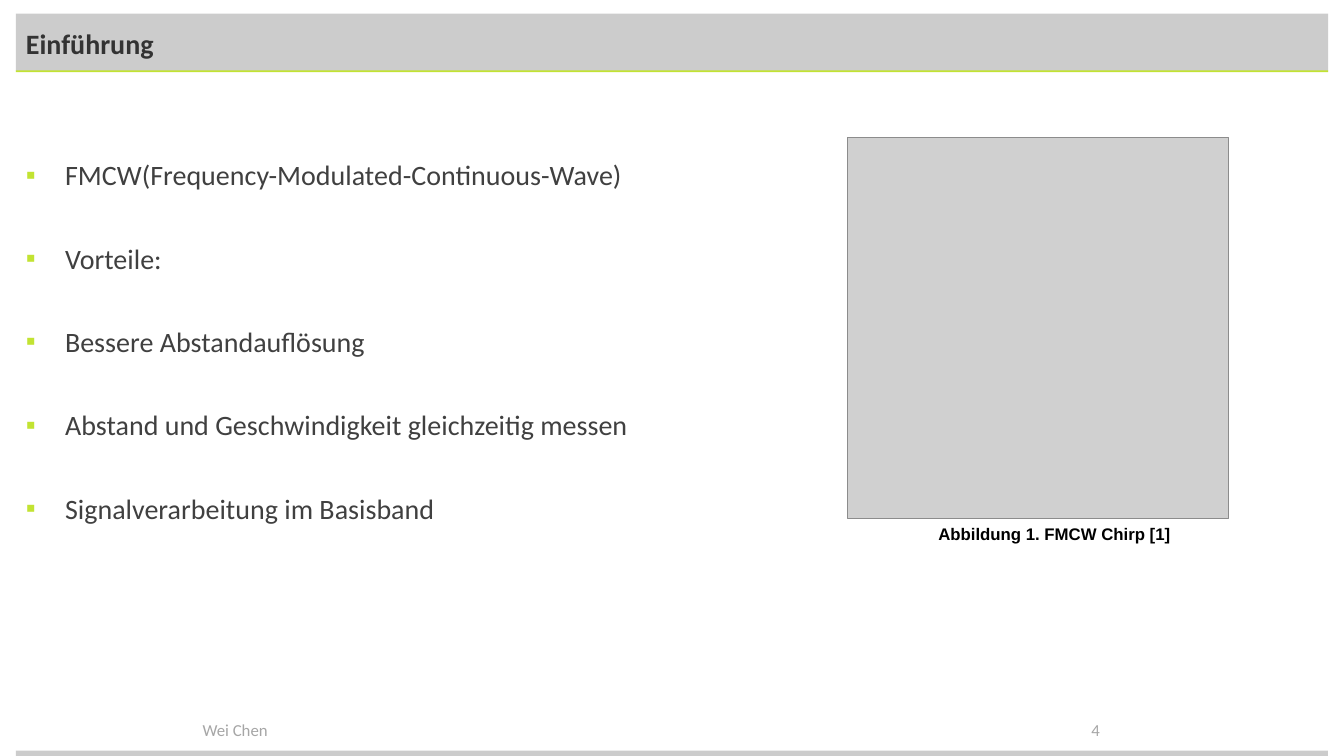
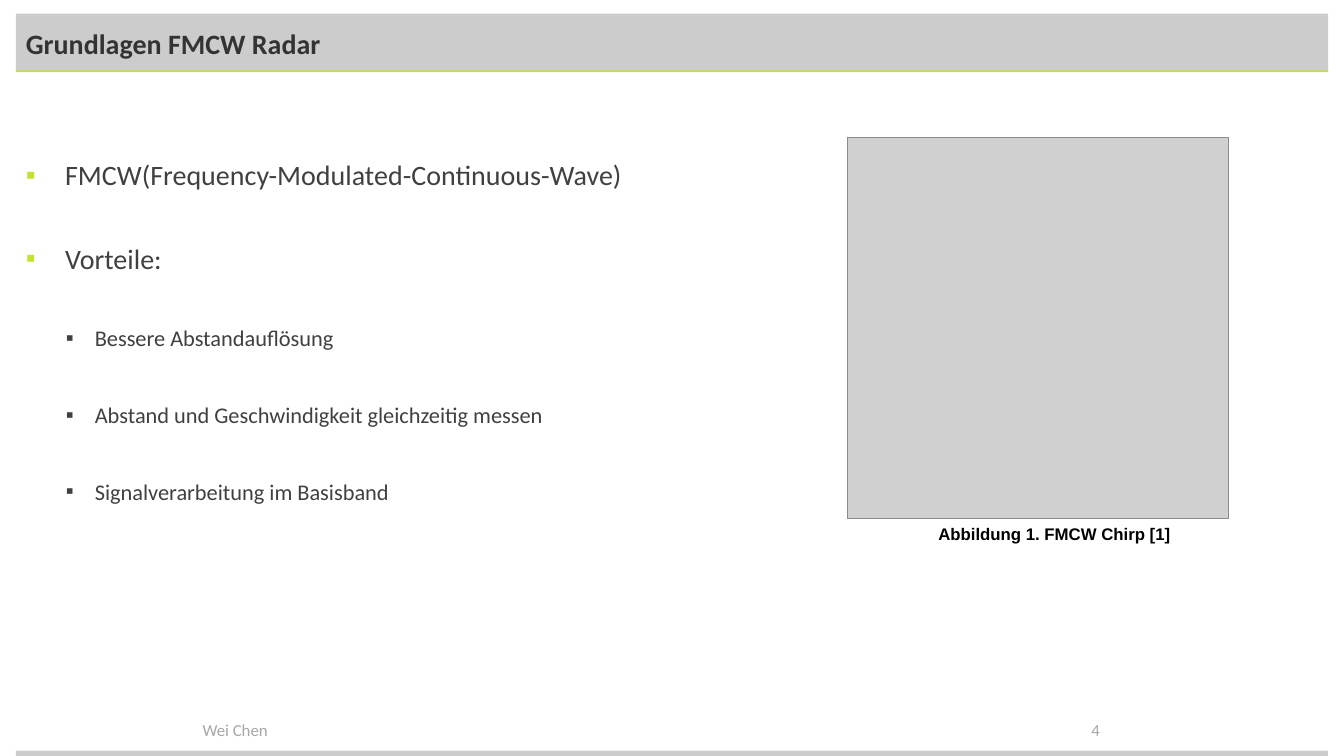
Before and after one commit to Evildes000/Range-and-Velocity-Estimation-using-FMCW-radar, a slide deck: slide 4 of Vortrag.pptx. Drawn at 1344x756 pixels with LibreOffice and Linux fonts; fonts in the diff are those of the drawing; grey boxes stand for pictures; background and template pictures are left out. Boxes give left, top, right and bottom in pixels: in the first picture for what was removed or moved away, otherwise in the second. Text is boxed around its words. In the diff, an @@ line names an element or a change of style, - is before the commit and + after.

```diff
--- a/Vortrag.pptx
+++ b/Vortrag.pptx
@@ title at (26,34,320,59): text changed @@
-Einführung
+Grundlagen FMCW Radar
@@ text at (95,330,542,504): size 20 to 16 pt in "Bessere Abstandauflösung", "Abstand und Geschwindigkeit gleichzeitig messen", "Signalverarbeitung im Basisband"; list level 1 to 2 in "Bessere Abstandauflösung"; list level 1 to 2 in "Abstand und Geschwindigkeit gleichzeitig messen"; list level 1 to 2 in "Signalverarbeitung im Basisband" @@
```
Also in this commit, not shown: 7 other slides changed, 1 other file.
